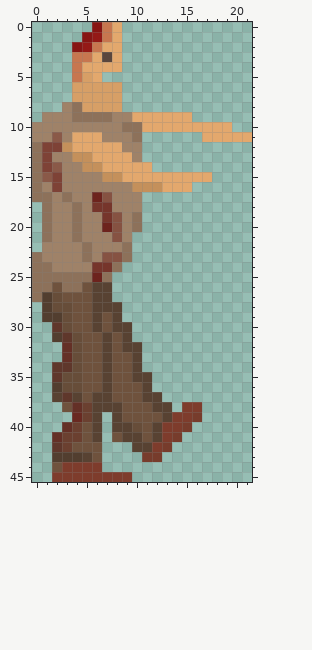
Pixel-art sprite -- src/Art/Images/Enemies/Zombie/Zombie_1.png. Above is the file before it was changed.
The file is 22x46 pixels. Colours within 5 levels of each other are drawn and written as one.
After:
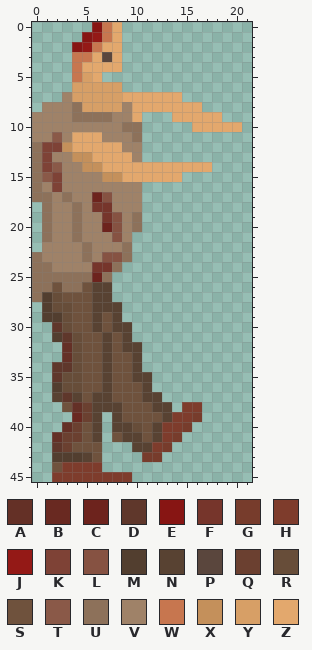
Palette (. is transparent): A #643026  B #692921  C #6d231d  D #5f372b  E #871513  F #76352b  G #773c2c  H #7e3c2c  J #941916  K #7e4236  L #865242  M #523e2f  N #584232  P #5a463d  Q #6b4030  R #674d39  S #6f523d  T #8a5948  U #8d715a  V #9f8268  W #c7764f  X #c4905b  Y #d79f66  Z #e3a86d
Edits made:
Colour V is added in row 7 at x 3; in row 8 at x 1 to 2 and 9; in row 9 at x 0.
Colour V replaces colour X in row 16 at x 10.
Colour Z is added in row 7 at x 9 to 14; in row 8 at x 10 to 16; in row 9 at x 16 to 18; in row 10 at x 20; in row 14 at x 12 to 17.
The author cleared colour X in row 16 at x 11 to 12.
The author cleared colour Z in row 9 at x 11 to 13; in row 10 at x 11 to 15; in row 11 at x 17 to 21; in row 15 at x 15 to 17; in row 16 at x 13 to 15.
Pixel boxes of the changes (left, top, right, bottom) in both pictures:
added: (32, 92, 72, 122)
changed: (122, 92, 252, 192)
